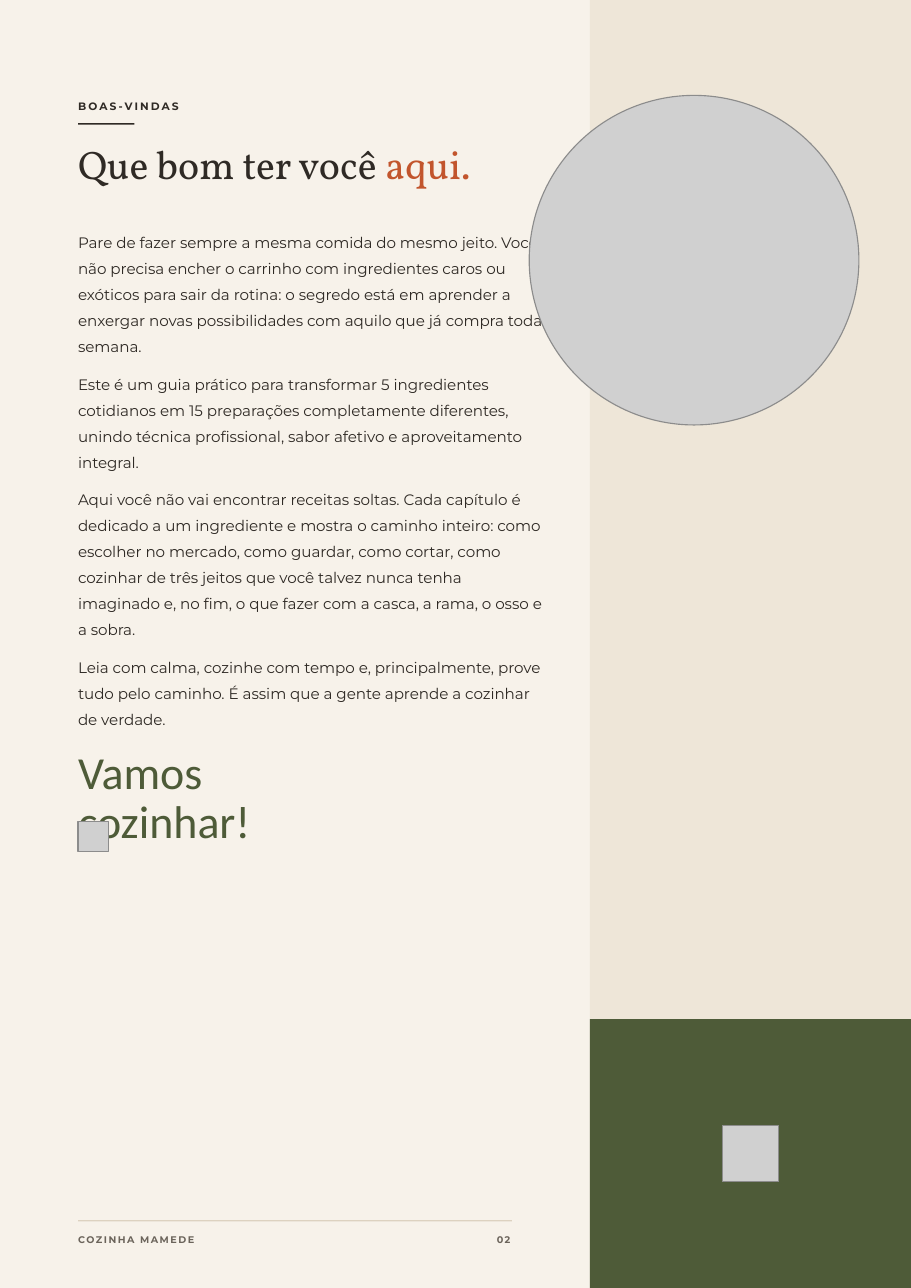
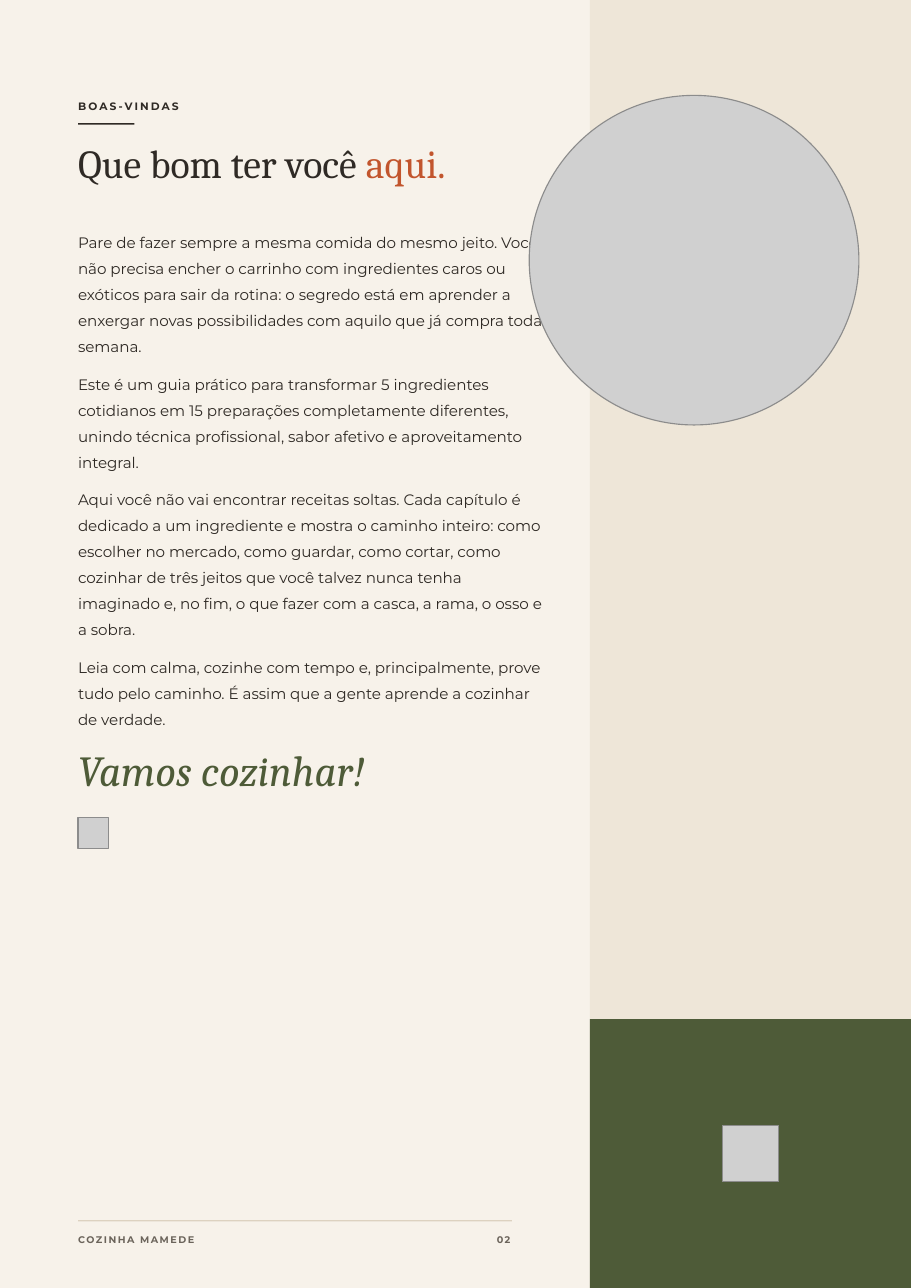
Before and after one commit to monelleayabamensah-hub/ebook-receitas, a slide deck: slide 2 of versoes/VERSAO COM FOTOGRAFIAS/Cozinha-Mamede-Canva.pptx. Drawn at 911x1288 pixels with LibreOffice and Linux fonts; fonts in the diff are those of the drawing; grey boxes stand for pictures. Boxes give left, top, right and bottom in pixels: in the first picture for what was removed or moved away, otherwise in the second. Text is boxed around its words. In the diff, an @@ line names an element or a change of style, - is before the commit and + after.

```diff
--- a/versoes/VERSAO COM FOTOGRAFIAS/Cozinha-Mamede-Canva.pptx
+++ b/versoes/VERSAO COM FOTOGRAFIAS/Cozinha-Mamede-Canva.pptx
@@ text "Que bom ter você aqui." at <box>78,150,446,187</box>: font Vollkorn to Cambria @@
@@ text "Vamos cozinhar!" at <box>78,756,365,787</box>: size 30 to 28 pt, font Calibri to Cambria, italic on; line spacing 31.5pt to 29.4pt @@
```
Also in this commit, not shown: 40 other slides changed, 19 other files.
